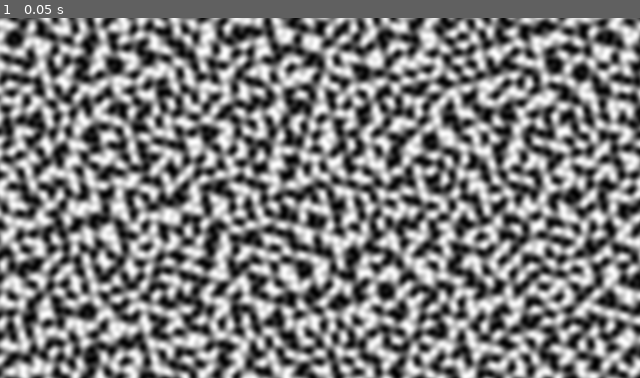
Above: before the commit, frame 1.
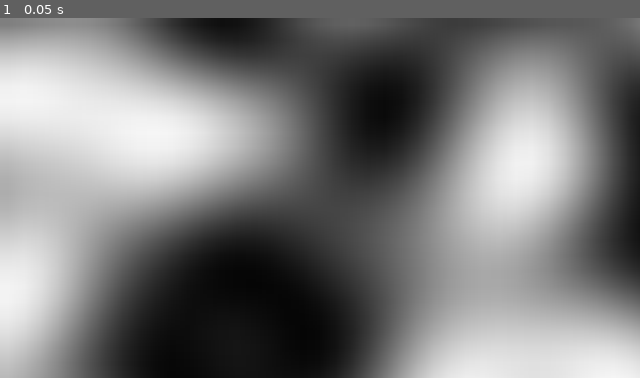
Above: after the commit, the same moment.

Repository: UltimateBlackGuy/Tundralocke
Game: Godot game, scene res://node.tscn
The game is run twice, just before and just after one commit, with the same random seed, the same clock (stepped at 60 frames per second) and the same inputs. This scene is started directly instead of the project's main scene.
Inputs:
- Up to frame 1 (0.05 s): no input

The runs differ from the first frame. In frame 1, 81% of the frame differs, in the area x 0-100%, y 0-100%.

Commit message:
Update node.tscn

Diff:
--- a/node.tscn
+++ b/node.tscn
@@ -16,7 +16,7 @@
 [node name="Node" type="Node" unique_id=1766236844]
 
 [node name="Noise" type="Sprite2D" parent="." unique_id=2132497242]
-position = Vector2(960.00305, 540.00024)
-scale = Vector2(0.99999684, 0.9999996)
+position = Vector2(15711, 8293.001)
+scale = Vector2(16.365622, 15.358334)
 texture = SubResource("NoiseTexture2D_112p8")
 script = ExtResource("1_sy5k4")
